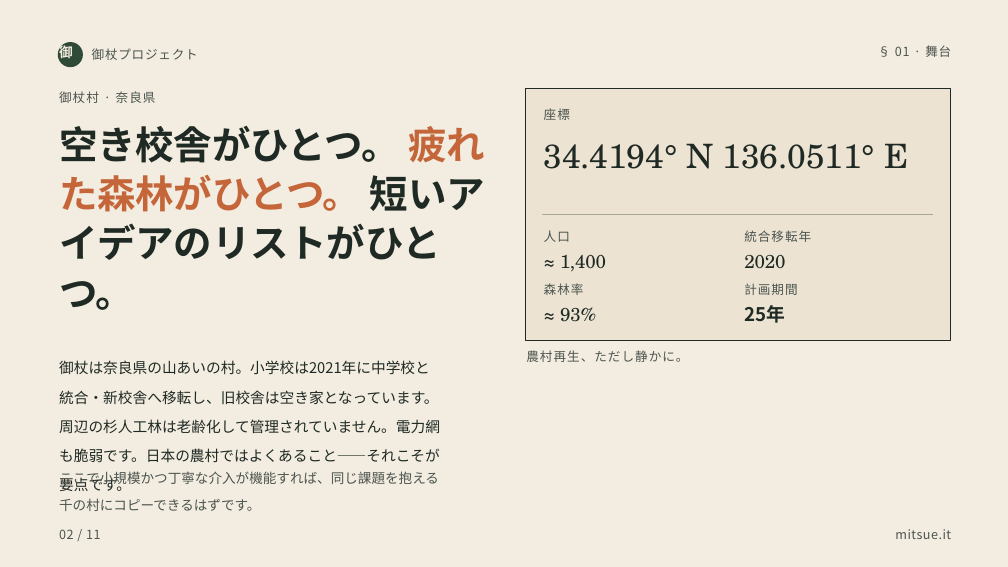
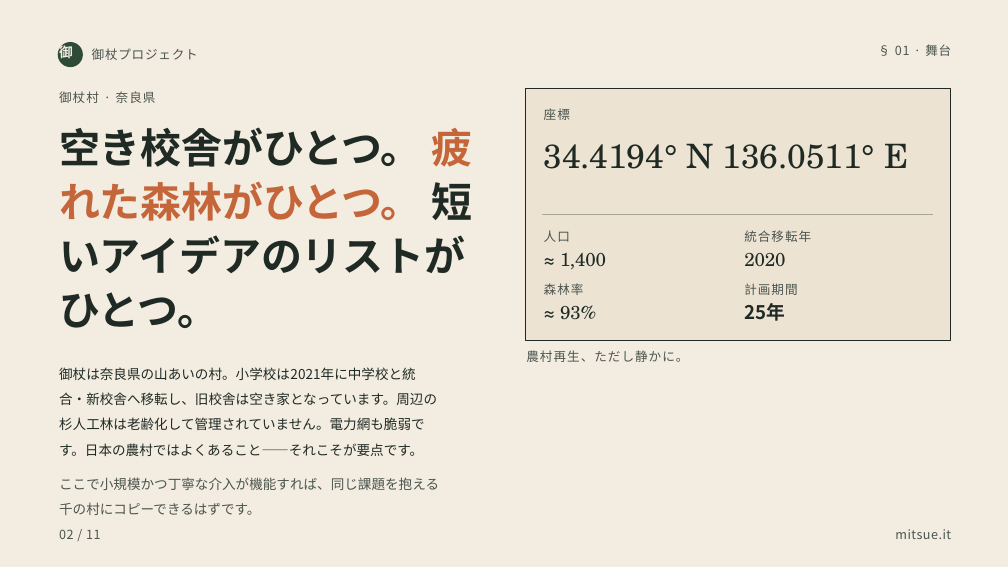
Before and after one commit to robouden/mitsue-ai-data-center, a slide deck: slide 2 of Mitsue Project Presentation - 日本語.pptx. Drawn at 1008x567 pixels with LibreOffice and Linux fonts; fonts in the diff are those of the drawing. Boxes give left, top, right and bottom in pixels: in the first picture for what was removed or moved away, otherwise in the second. Text is boxed around its words. In the diff, an @@ line names an element or a change of style, - is before the commit and + after.

```diff
--- a/Mitsue Project Presentation - 日本語.pptx
+++ b/Mitsue Project Presentation - 日本語.pptx
@@ text "空き校舎がひとつ。 疲れた森林がひとつ。 短いアイデアのリストがひとつ。" at <box>59,127,472,328</box>: size 55 to 58.5 pt; line spacing 1.07 to 1.1 @@
@@ line spacing 1.1 to 1 in 4 elements at <box>560,253,606,270</box>, <box>744,253,785,267</box>, <box>560,305,596,320</box>, <box>744,303,785,321</box> @@
@@ text "御杖は奈良県の山あいの村。小学校は2021年に中学校と統合・新校舎へ移転し、旧校舎は空き家となっています。周辺の杉人工林 ...": place and size @@
-text "御杖は奈良県の山あいの村。小学校は2021年に中学校と統合・新校舎へ移転し、旧校舎は空き家となっています。周辺の杉人工林 ..." at <box>59,360,440,491</box>
+text "御杖は奈良県の山あいの村。小学校は2021年に中学校と統合・新校舎へ移転し、旧校舎は空き家となっています。周辺の杉人工林 ..." at <box>59,367,437,456</box>
@@ text "御杖は奈良県の山あいの村。小学校は2021年に中学校と統合・新校舎へ移転し、旧校舎は空き家となっています。周辺の杉人工林 ..." at <box>59,367,437,456</box>: size 21 to 19.4 pt; line spacing 1.65 to 1.55 @@
@@ text "ここで小規模かつ丁寧な介入が機能すれば、同じ課題を抱える千の村にコピーできるはずです。" at <box>59,477,439,515</box>: line spacing 1.65 to 1.55 @@
```
Also in this commit, not shown: 11 other slides changed, 33 other files.
